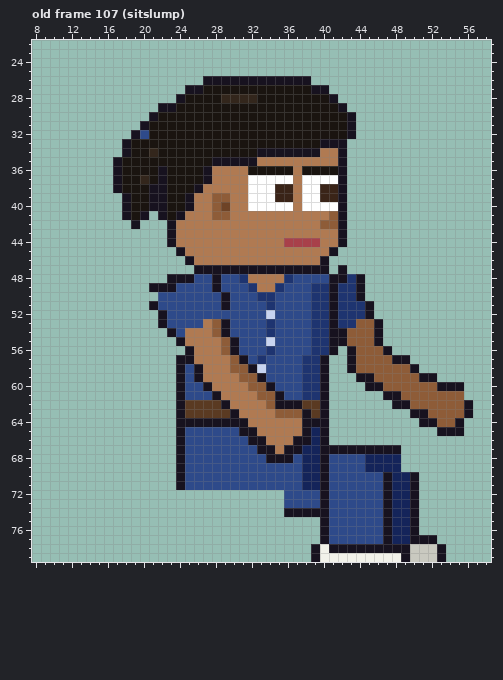
Pixel-art file, stored at sprites/clients/client_vettech_a_right_anim.aseprite. The picture above was drawn from the file before the commit.
64x80 pixels, 129 frames. Colours within 5 levels of each other are drawn and written as one. Shown: old frame 107 (sitslump): x 8..58, y 22..79. The commit also changed other frames, which this record leaves out.
Now the later version:
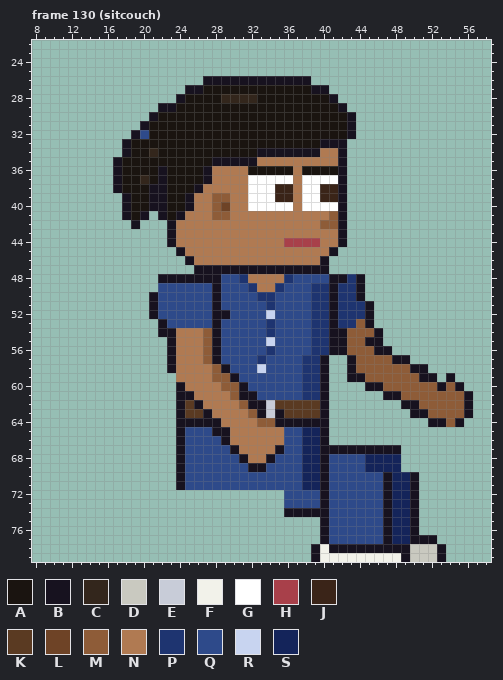
Palette (. is transparent): A #1a1410  B #17121f  C #33261c  D #c9c9c0  E #c8ccd8  F #f2f2ea  G #ffffff  H #a8404a  J #3a2418  K #5a3a22  L #6e4326  M #8e5c38  N #b07a52  P #1e3470  Q #2e4a8a  R #c8d4f0  S #14245a
A new or re-ordered frame is compared with the old frame closest to it.
Change:
frames 129 -> 135
Changed rows in their new state; - is an unchanged pixel.
Frame 130 (sitcouch) is new; against old frame 107 (sitslump), layers "Near Arm", "Back Arm":
first column x 21:
47 ---------------------.--------------
48 -B---BB-----------------------------
49 .QQ---------------------------------
50 B------BQ---------------------------
51 -------BQ---------------------------
52 BQ-----BB---------------------------
53 ------QBQ---------------B.----------
54 -B-N--MBQ---------------------------
55 --BN--MBQQ--------------B-----------
56 --BNN-MBQQ-----------BM--B----------
57 --BNN-MBQQQ-------------------------
58 --BNNN-MBQQQ------------------B-----
59 ---NNN-MMBQQQ---------B-M--------B--
60 ----NNN-MMBQQQ-------------------M--
61 ----BNNN-MBBQQQ--------------------B
62 -----BNNN-MBBEKKK----------.-B------
63 ------BNNN-MBEBKKK------------------
64 --------NNN-MMBBB-------------.-B---
65 -------BBNNN---QQS--------------...-
66 --------BNNNN--QQS------------------
67 ---------BNNNNBQQ-------------------
68 ----------BNN-QQ--------------------
69 -----------BB-----------------------
Boxes around the changes in both pictures, in picture pixels (x1, y1, x2, y2):
erased: (338, 265, 347, 274)
changed: (149, 274, 473, 472)
